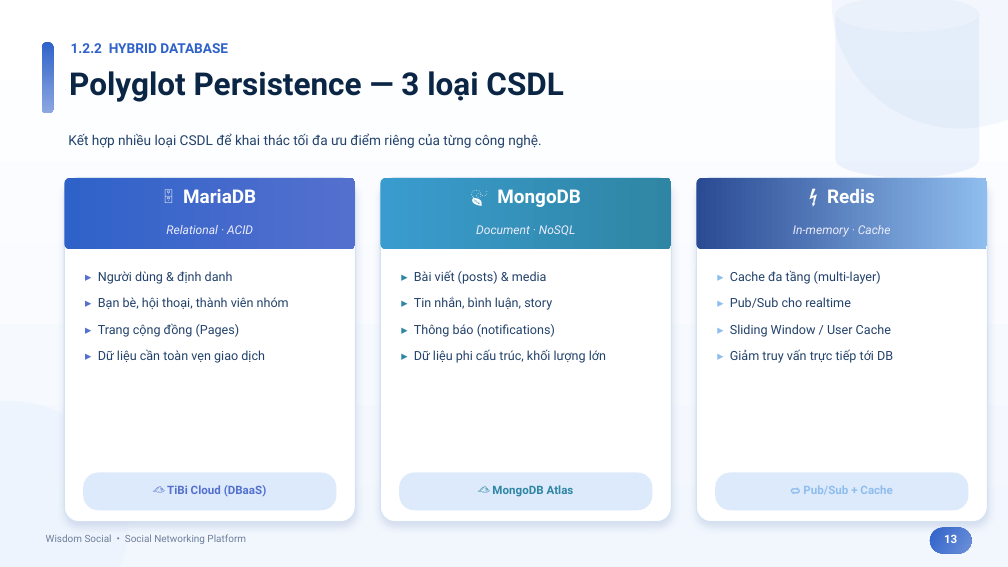
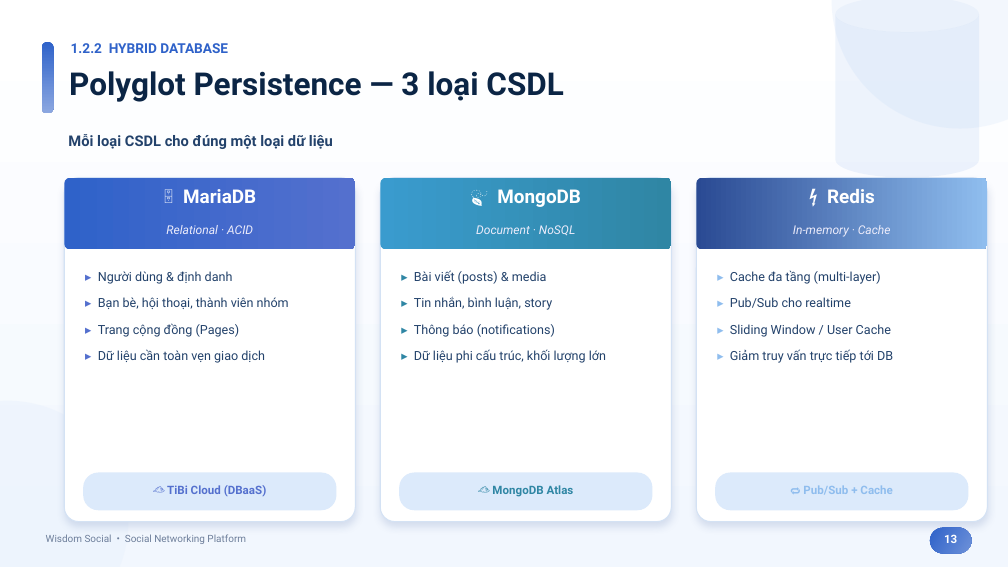
Before and after one commit to HuuThai2910/wisdom-social, a slide deck: slide 13 of Wisdom_Social_Presentation.pptx. Drawn at 1008x567 pixels with LibreOffice and Linux fonts; fonts in the diff are those of the drawing. Boxes give left, top, right and bottom in pixels: in the first picture for what was removed or moved away, otherwise in the second. Text is boxed around its words. In the diff, an @@ line names an element or a change of style, - is before the commit and + after.

```diff
--- a/Wisdom_Social_Presentation.pptx
+++ b/Wisdom_Social_Presentation.pptx
@@ text at (68,134,333,149): text changed; size 13 to 14 pt; bold on @@
-Kết hợp nhiều loại CSDL để khai thác tối đa ưu điểm riêng của từng công nghệ.
+Mỗi loại CSDL cho đúng một loại dữ liệu
```
Also in this commit, not shown: 21 other slides changed, 1 other file.
